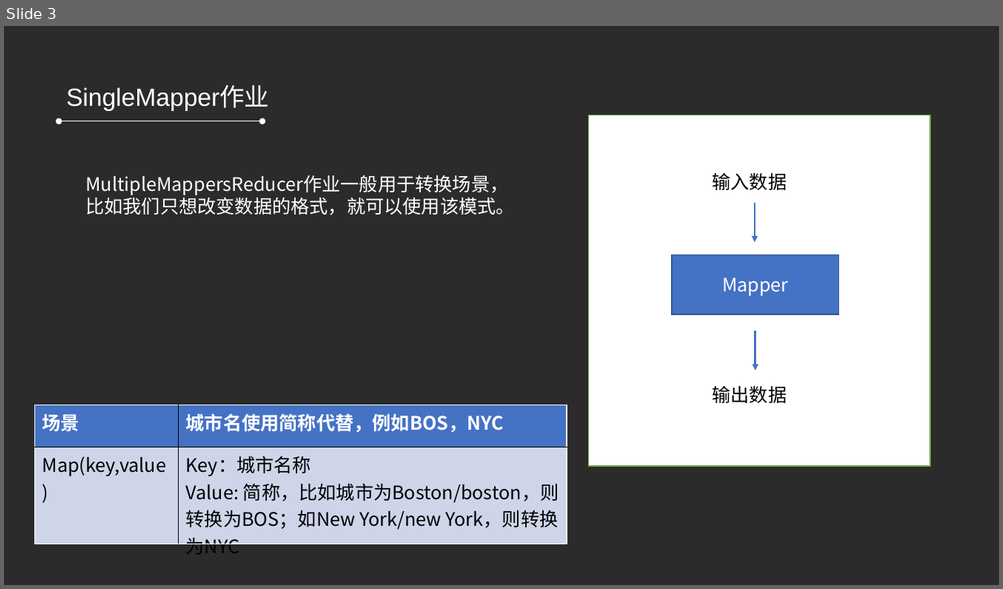
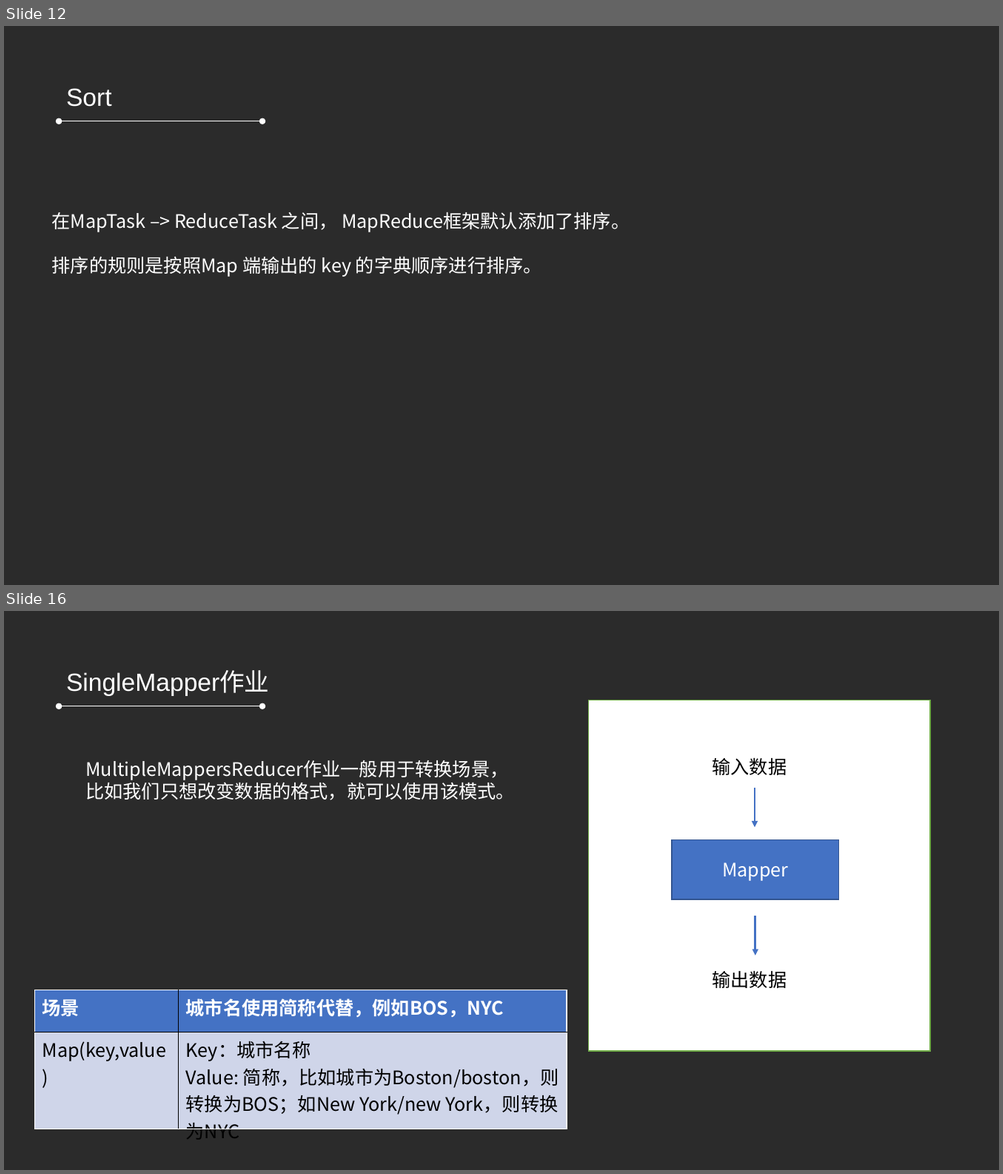
Before and after one commit to refuil/hadoopAction, a slide deck: 第五章 MapReduce高级程序设计.pptx. Shown one above the other, each under a label of ours: slide 3 before the commit, slides 12 and 16 after it; the slides between them are not shown. The pictures are 1003x589 and 1003x1174 pixels, drawn with LibreOffice and Linux fonts; fonts in the diff are those of the drawing; background and template pictures are left out; a plain dark background stands for a picture behind light text. Boxes give left, top, right and bottom in pixels: in the first picture for what was removed or moved away, otherwise in the second. Text is boxed around its words. In the diff, an @@ line names an element or a change of style, - is before the commit and + after.

```diff
--- a/第五章 MapReduce高级程序设计.pptx
+++ b/第五章 MapReduce高级程序设计.pptx
@@ slide 12 added at <box>4,26,999,585</box>, background picture (left out) @@
@@ text added at <box>66,88,112,107</box>, 24 pt, text #FFFFFF @@
+Sort
@@ double arrow added from (60, 121) to (262, 121), #FFFFFF 0.5 pt @@
@@ text added at <box>52,212,629,277</box>, 18 pt, text #FFFFFF @@
+在MapTask –> ReduceTask 之间， MapReduce框架默认添加了排序。
+排序的规则是按照Map 端输出的 key 的字典顺序进行排序。
@@ what was slide 3 is now slide 16 @@
```
Also in this commit, not shown: 1 slide changed, 16 other slides added, 3 slides removed, 19 other files.
